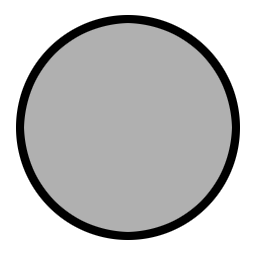
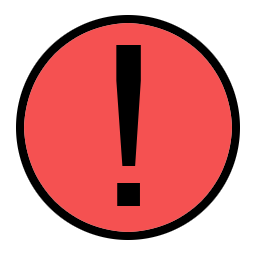
Layers edited between the first and the second w=256, h=256 image:
added layer "!" above "Automatic_off" over box(116, 45, 141, 206)
showed "BrakeBack" over box(24, 23, 232, 232)
hid "CancelPauseBack" over box(24, 23, 232, 232)
